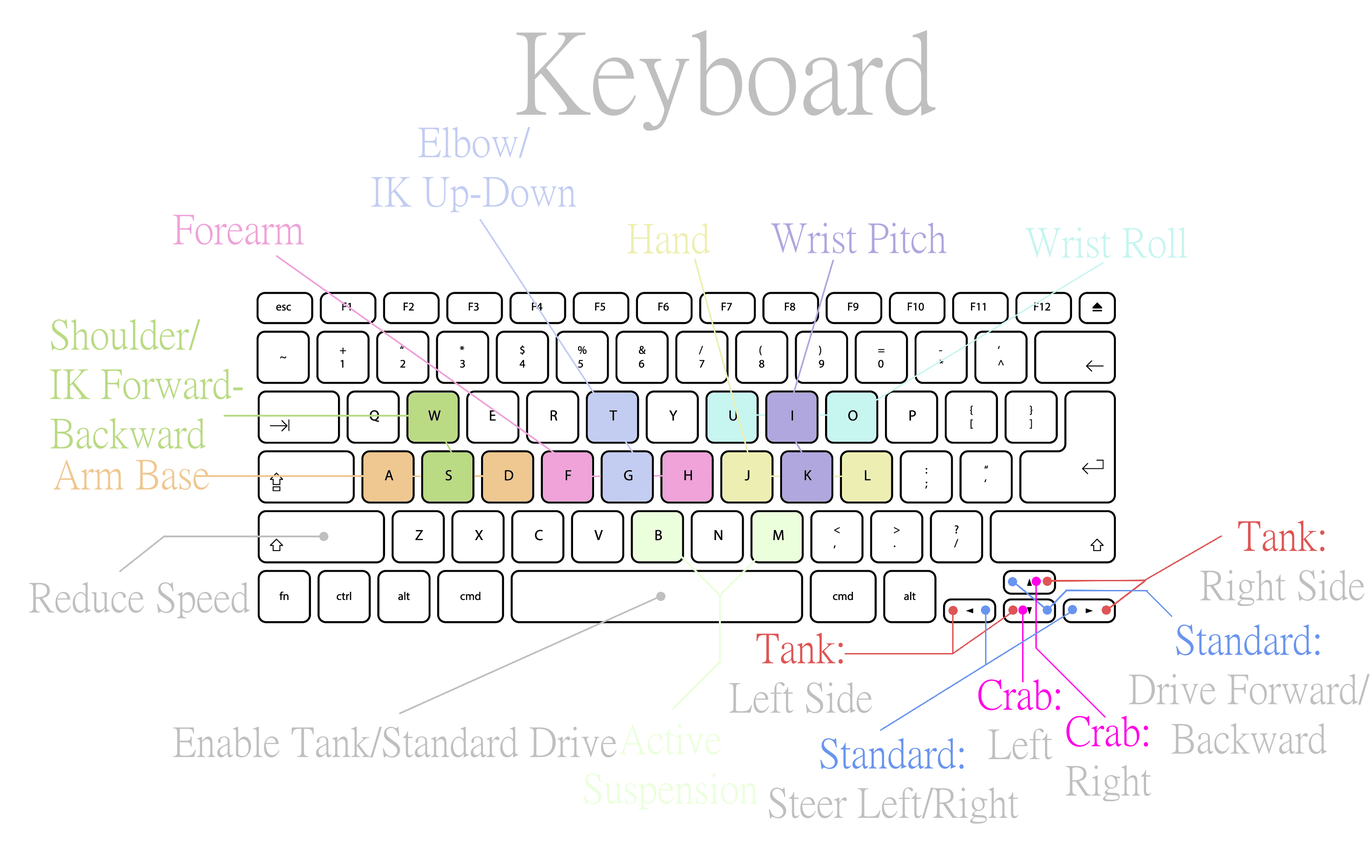
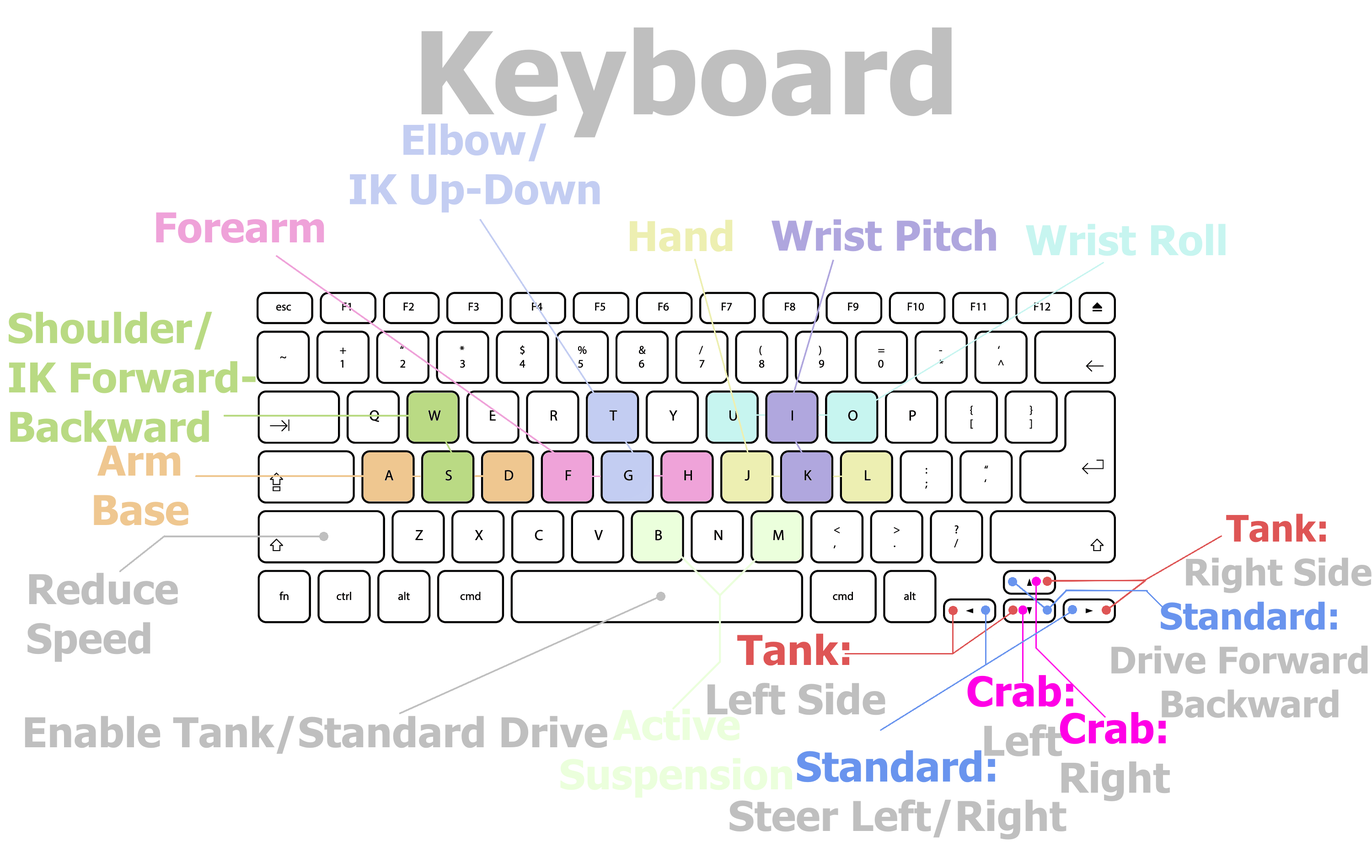
The second 1372x868 image is a revision of the first. Changes to its layers:
painted on "Paint Layer 2" over [117, 204, 1259, 791]
painted on "Background" over [209, 219, 1177, 718]
